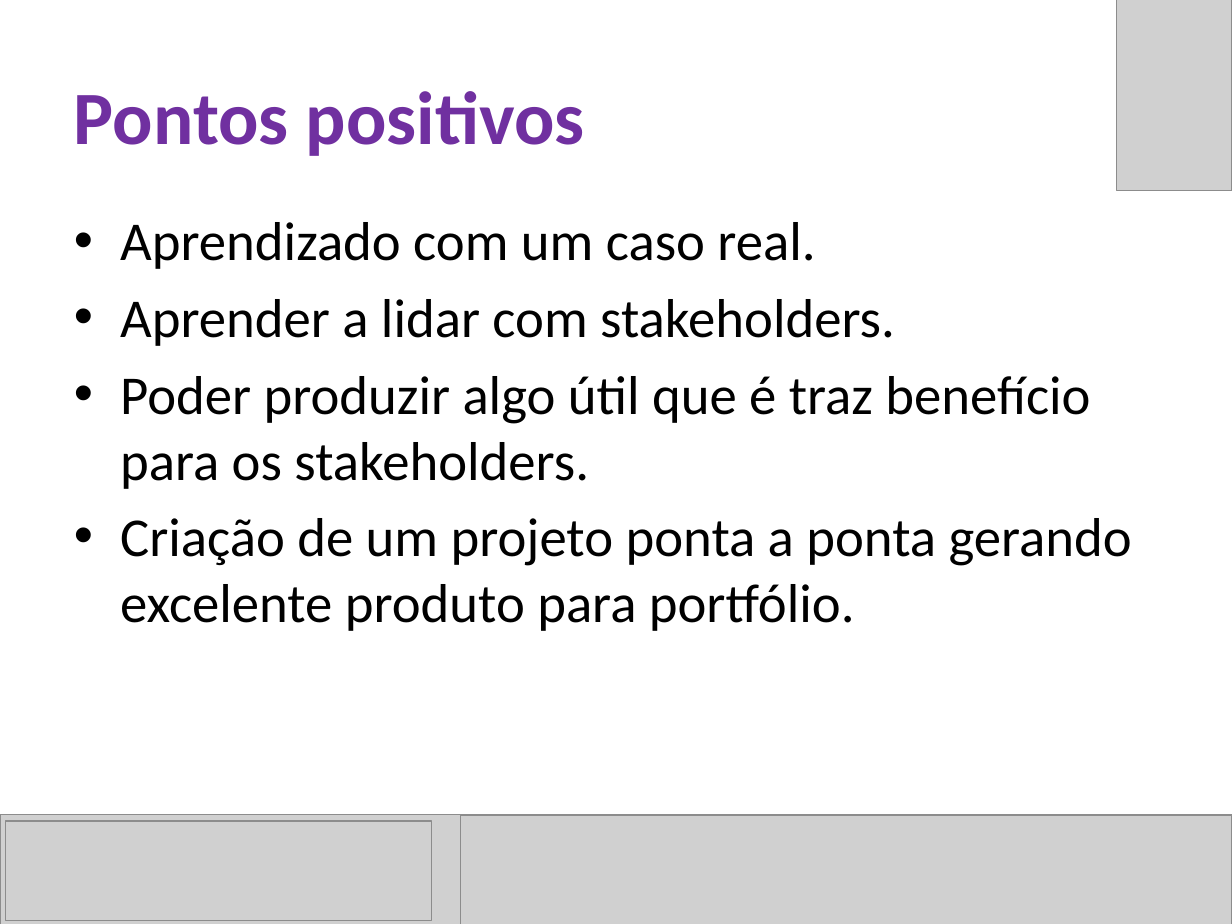
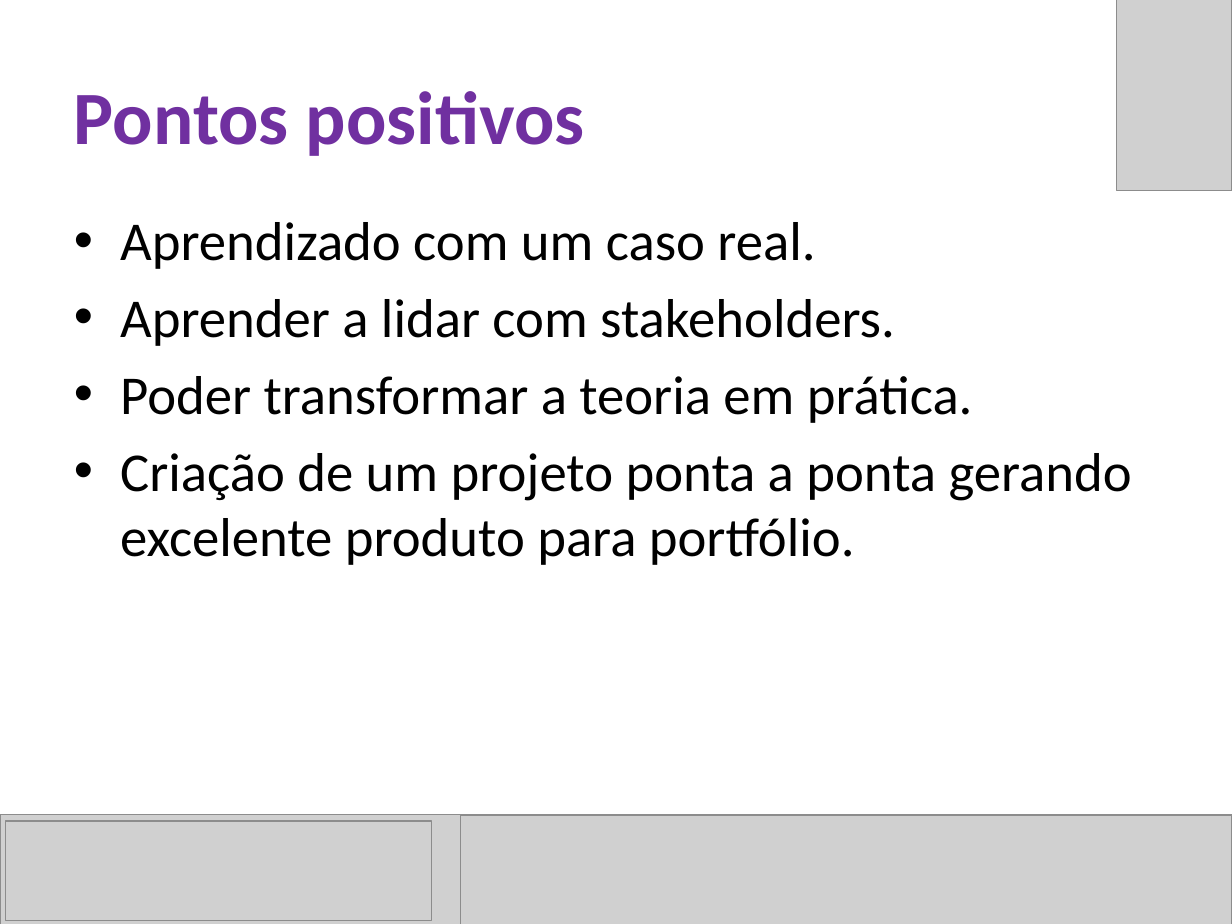
Before and after one commit to ICEI-PUC-Minas-PMV-ADS/pmv-ads-2024-1-e5-proj-empext-t2-magnifico-ponto, a slide deck: slide 10 of apresentacao/Magnifico Ponto - Mostra de Projetos Online.pptx. Drawn at 1232x924 pixels with LibreOffice and Linux fonts; fonts in the diff are those of the drawing; grey boxes stand for pictures. Boxes give left, top, right and bottom in pixels: in the first picture for what was removed or moved away, otherwise in the second. Text is boxed around its words. In the diff, an @@ line names an element or a change of style, - is before the commit and + after.

Commit message:
Ajuste

```diff
--- a/apresentacao/Magnifico Ponto - Mostra de Projetos Online.pptx
+++ b/apresentacao/Magnifico Ponto - Mostra de Projetos Online.pptx
@@ text at [120, 376, 973, 423]: text changed @@
-• Poder produzir algo útil que é traz benefício para os stakeholders.
+• Poder transformar a teoria em prática.
```
